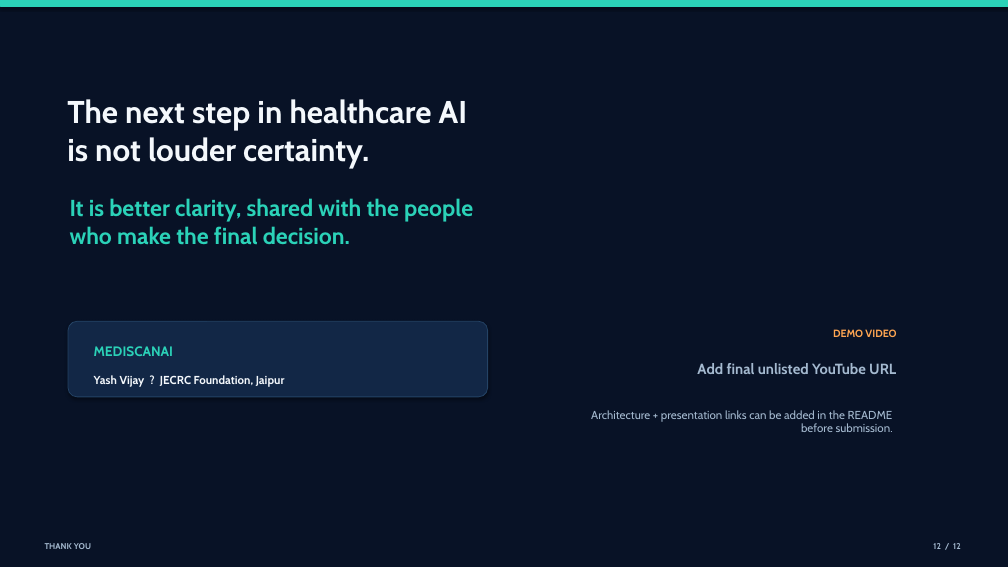
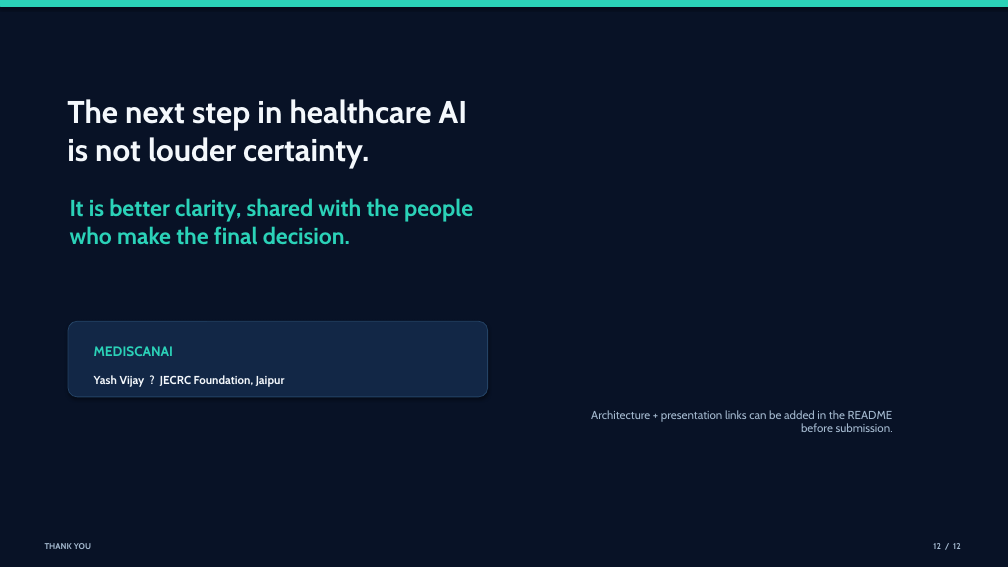
Before and after one commit to yash23082007/Mediscan-AI, a slide deck: slide 12 of MediscanAI_Presentation.pptx. Drawn at 1008x567 pixels with LibreOffice and Linux fonts; fonts in the diff are those of the drawing. Boxes give left, top, right and bottom in pixels: in the first picture for what was removed or moved away, otherwise in the second. Text is boxed around its words. In the diff, an @@ line names an element or a change of style, - is before the commit and + after.

```diff
--- a/MediscanAI_Presentation.pptx
+++ b/MediscanAI_Presentation.pptx
@@ text removed at box(833, 329, 896, 337) @@
-DEMO VIDEO
@@ text removed at box(697, 363, 896, 374) @@
-Add final unlisted YouTube URL
```
